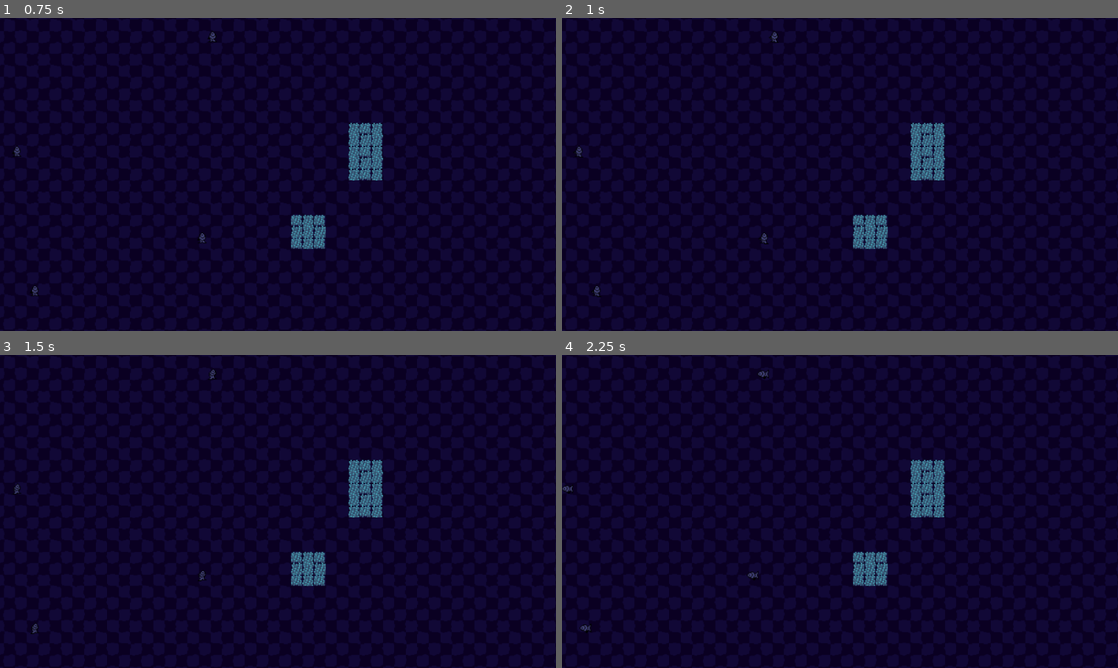
Above: before the commit, frames 1-4 (two rows, left to right).
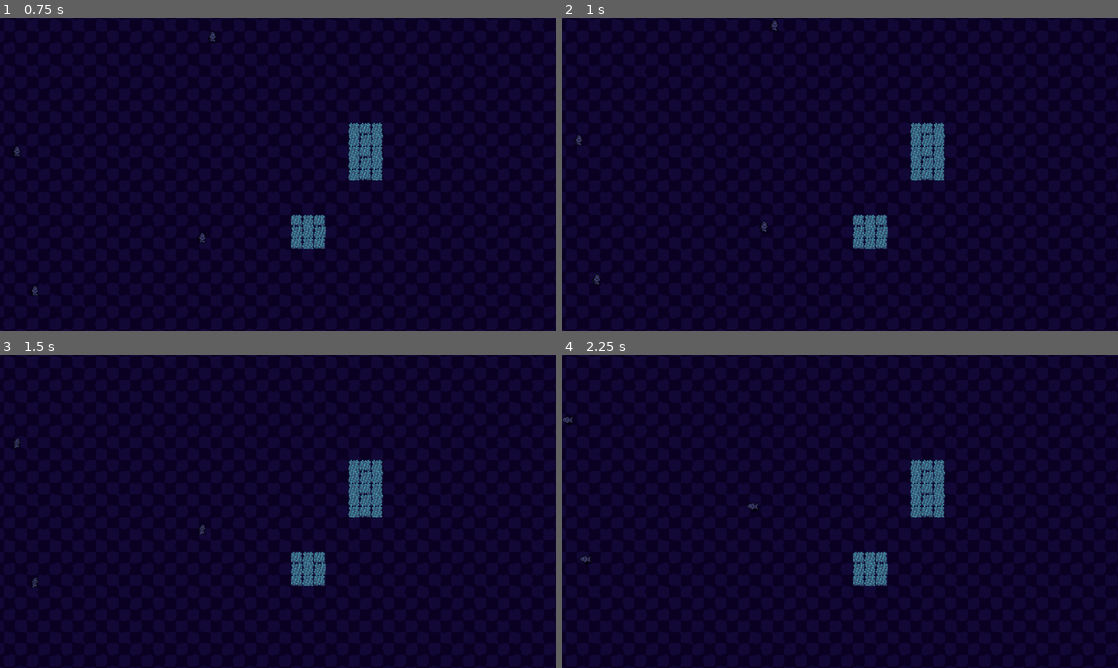
Above: after the commit, the same moments.

Repository: ABuffZucchini/gmtk_2026
Game: Godot game, scene res://Scenes/level_1.tscn
Same seed, same stepped clock (60 frames per second), same inputs: the game is played once before the commit and once after it. This scene is started directly instead of the project's main scene.
Inputs:
- Up to frame 1 (0.75 s): tap Enter at 0.5 s; hold Up (ui_up) from 0.53 s (still down)
- Up to frame 2 (1 s): keep holding Up (ui_up)
- Up to frame 3 (1.5 s): keep holding Up (ui_up)
- Up to frame 4 (2.25 s): release Up (ui_up) at 2.03 s; hold Left (ui_left) from 2.03 s (still down)

Frame 1 is identical in both runs. In frame 2, 0.2% of the frame differs, in the area x 2-39%, y 0-90%; in frame 3, 0.2%; in frame 4, 0.2%.

Commit message:
Added smoother controls

Diff:
--- a/scripts/player.gd
+++ b/scripts/player.gd
@@ -1,13 +1,47 @@
 extends CharacterBody2D
 
 var dir
+var movetimer = 0.2
+var cooldownTimer = 0.0
 const gridSize = 16
-
+var speed = 0.2
+var targetPos = Vector2.ZERO
 
 @onready var animationFish:AnimatedSprite2D = $AnimatedSprite2D
 @onready var ray:RayCast2D = $RayCast2D
 
 @export var maxSpeed: int
+
+
+func _ready() -> void:
+	#targetPos = position
+	pass
+
+
+
+func _physics_process(delta: float) -> void:
+	if cooldownTimer > 0:
+		cooldownTimer -= delta
+		return
+
+	var input_dir = Vector2.ZERO
+
+	if Input.is_action_pressed("ui_right"):
+		#MoveWithGrid(Vector2.RIGHT)
+		input_dir = Vector2.RIGHT
+	elif Input.is_action_pressed("ui_left"):
+		#MoveWithGrid(Vector2.LEFT)
+		input_dir = Vector2.LEFT
+	elif Input.is_action_pressed("ui_up"):
+		#MoveWithGrid(Vector2.UP)
+		input_dir = Vector2.UP
+	elif Input.is_action_pressed("ui_down"):
+		#MoveWithGrid(Vector2.DOWN)
+		input_dir = Vector2.DOWN
+
+	if input_dir != Vector2.ZERO:
+		MoveWithGrid(input_dir)
+
 
 func _input(event: InputEvent) -> void:
 	animationFish.play("default")
@@ -38,3 +72,5 @@
 	if !ray.is_colliding():
 		position+=dir*gridSize
 		$AnimatedSprite2D.look_at(global_position + dir)
+
+	cooldownTimer = movetimer
--- /dev/null
+++ b/uules.tscn
@@ -0,0 +1,19 @@
+[gd_scene format=3 uid="uid://hh8gmtqxgany"]
+
+[ext_resource type="Texture2D" uid="uid://bvpqn08qr1ceu" path="res://Assets/Sprites/Objects/urchin.png" id="1_hutlr"]
+
+[sub_resource type="SpriteFrames" id="SpriteFrames_i3mrr"]
+animations = [{
+"frames": [{
+"duration": 1.0,
+"texture": ExtResource("1_hutlr")
+}],
+"loop": 1,
+"name": &"default",
+"speed": 5.0
+}]
+
+[node name="uules" type="Node" unique_id=1608813279]
+
+[node name="AnimatedSprite2D" type="AnimatedSprite2D" parent="." unique_id=1258278472]
+sprite_frames = SubResource("SpriteFrames_i3mrr")
